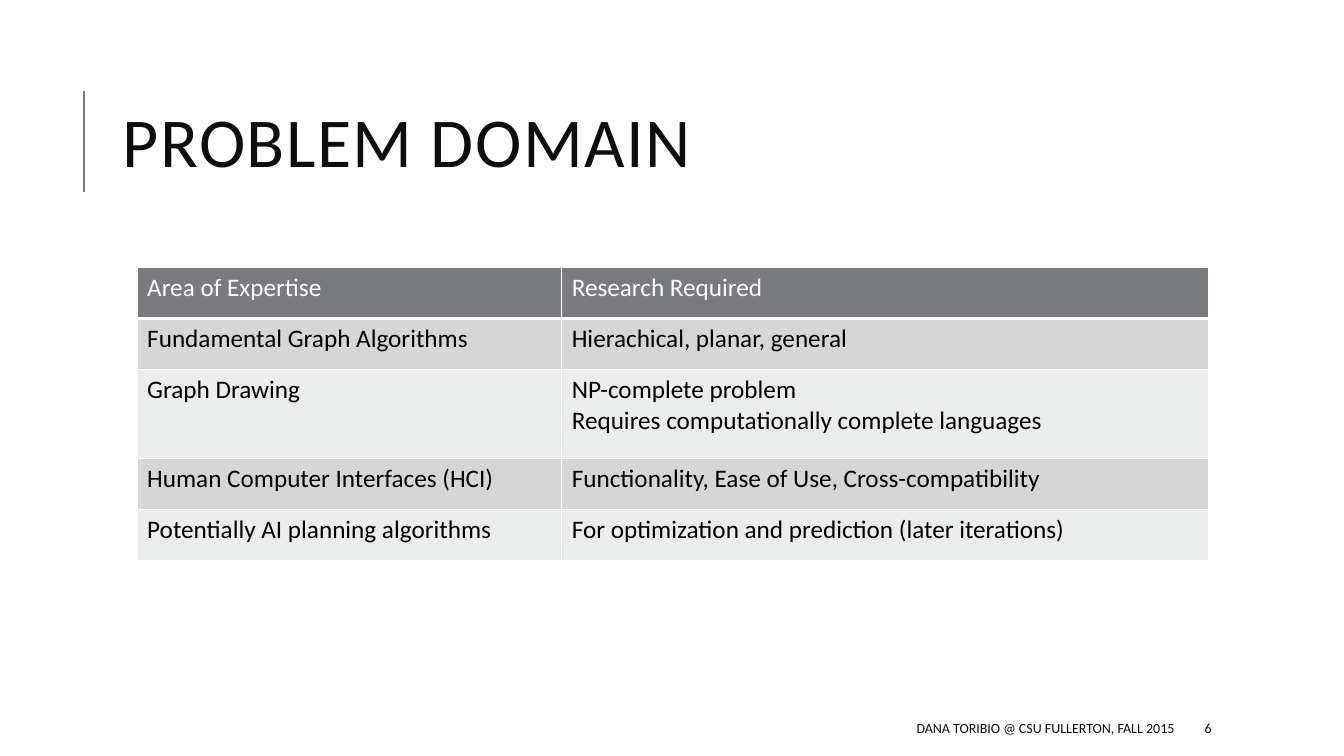
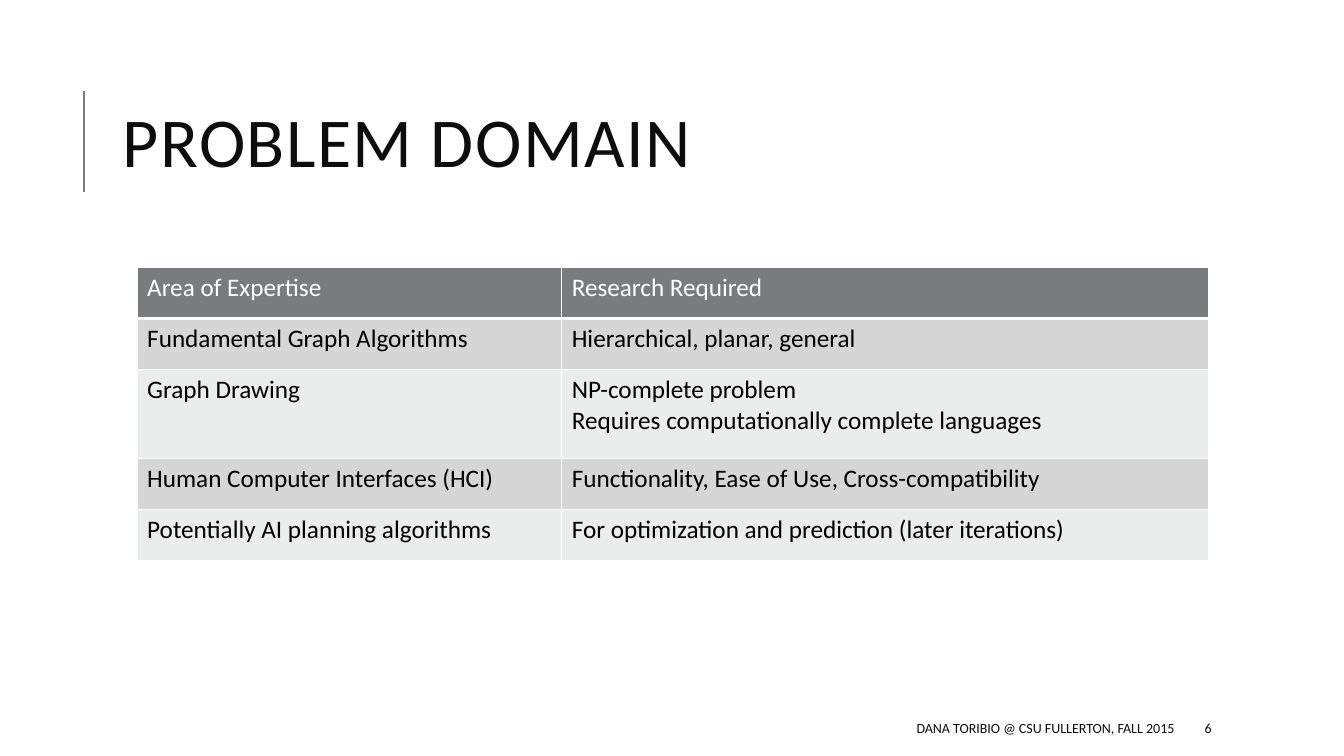
Before and after one commit to danaoira/Curriculum-Graph-Visualizer, a slide deck: slide 6 of proposal/Proposal Presentation.pptx. Drawn at 1344x756 pixels with LibreOffice and Linux fonts; fonts in the diff are those of the drawing. Boxes give left, top, right and bottom in pixels: in the first picture for what was removed or moved away, otherwise in the second. Text is boxed around its words. In the diff, an @@ line names an element or a change of style, - is before the commit and + after.

```diff
--- a/proposal/Proposal Presentation.pptx
+++ b/proposal/Proposal Presentation.pptx
@@ table at box(137, 267, 1209, 561) @@
-row 2, column 2: Hierachical, planar, general
+row 2, column 2: Hierarchical, planar, general
```
Also in this commit, not shown: 15 slides removed.
